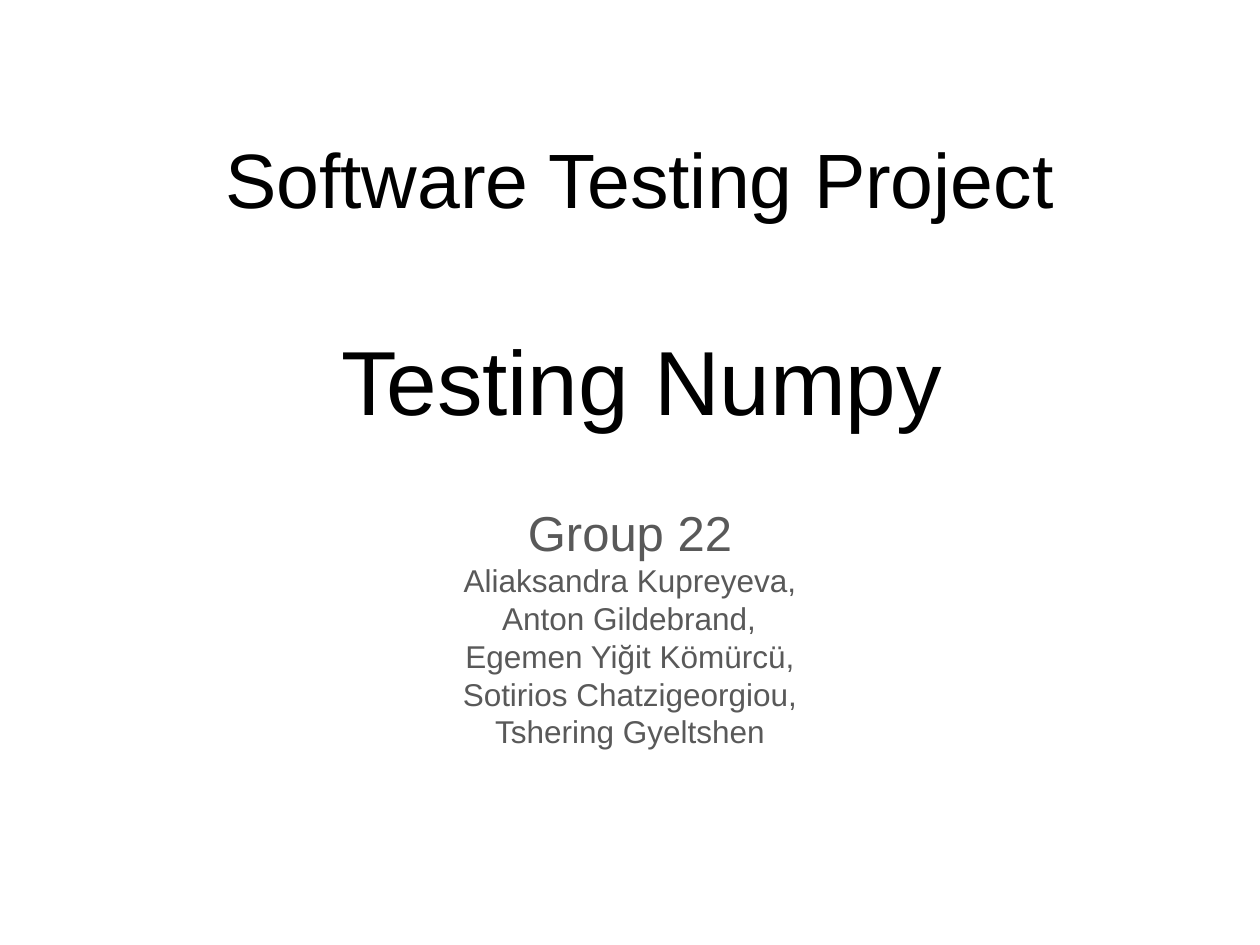
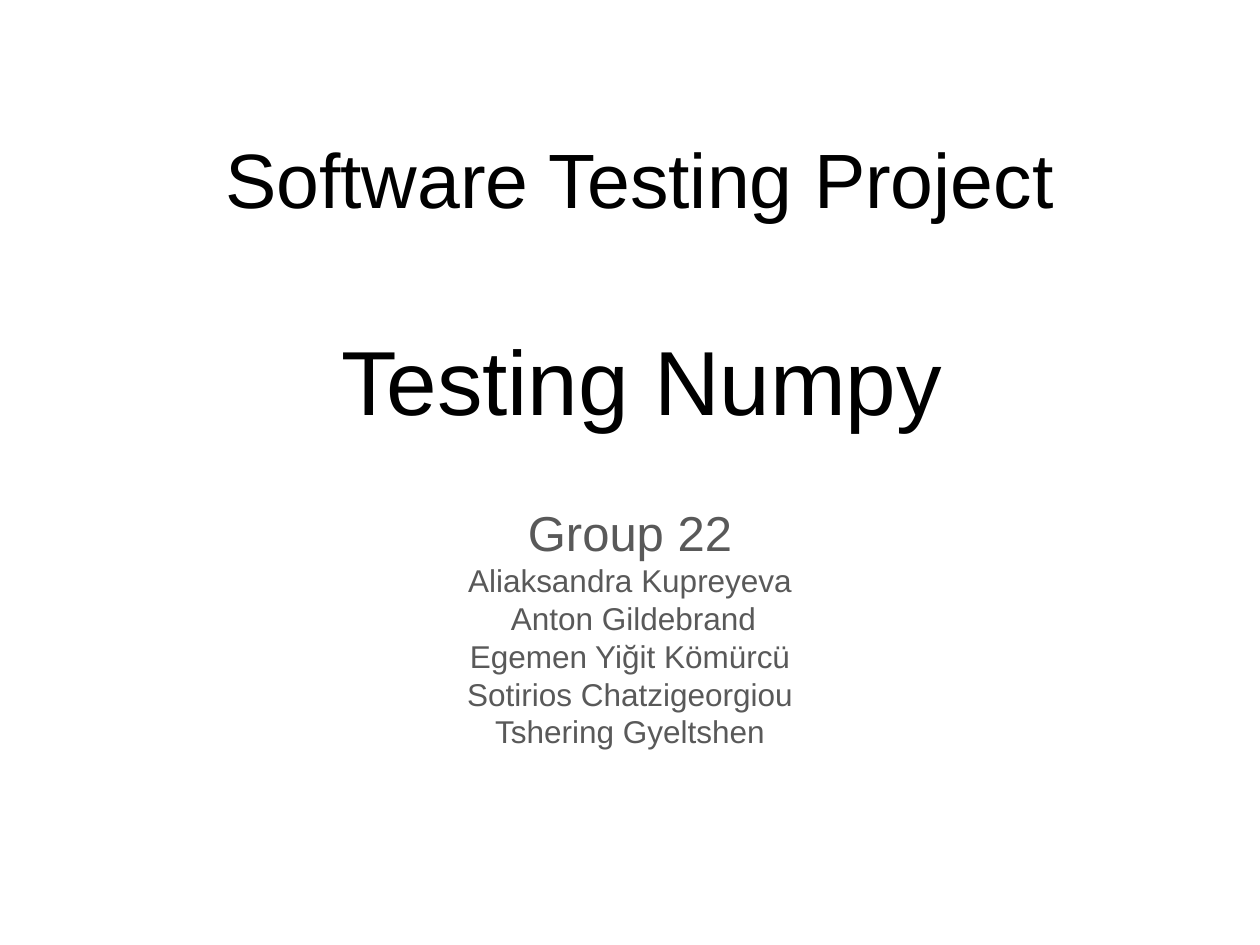
Before and after one commit to ekomurcu/Testing-Numpy-Library, a slide deck: slide 1 of pdf/Group22_Software Testing Presentation.pptx. Drawn at 1260x945 pixels with LibreOffice and Linux fonts; fonts in the diff are those of the drawing. Boxes give left, top, right and bottom in pixels: in the first picture for what was removed or moved away, otherwise in the second. Text is boxed around its words. In the diff, an @@ line names an element or a change of style, - is before the commit and + after.

Commit message:
Upload presentation

```diff
--- a/pdf/Group22_Software Testing Presentation.pptx
+++ b/pdf/Group22_Software Testing Presentation.pptx
@@ subtitle at box(467, 569, 793, 712): text changed @@
-Aliaksandra Kupreyeva,
-Anton Gildebrand,
-Egemen Yiğit Kömürcü,
-Sotirios Chatzigeorgiou,
+Aliaksandra Kupreyeva
+Anton Gildebrand
+Egemen Yiğit Kömürcü
+Sotirios Chatzigeorgiou
```
Also in this commit, not shown: 1 other file.
